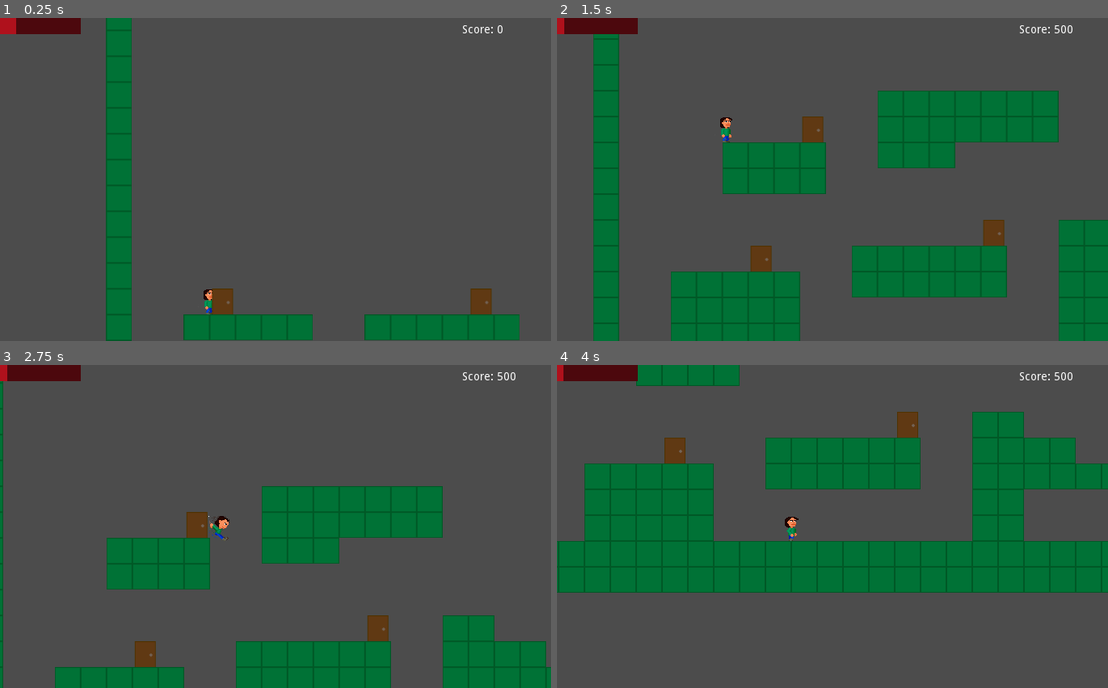
Above: before the commit, frames 1-4 (two rows, left to right).
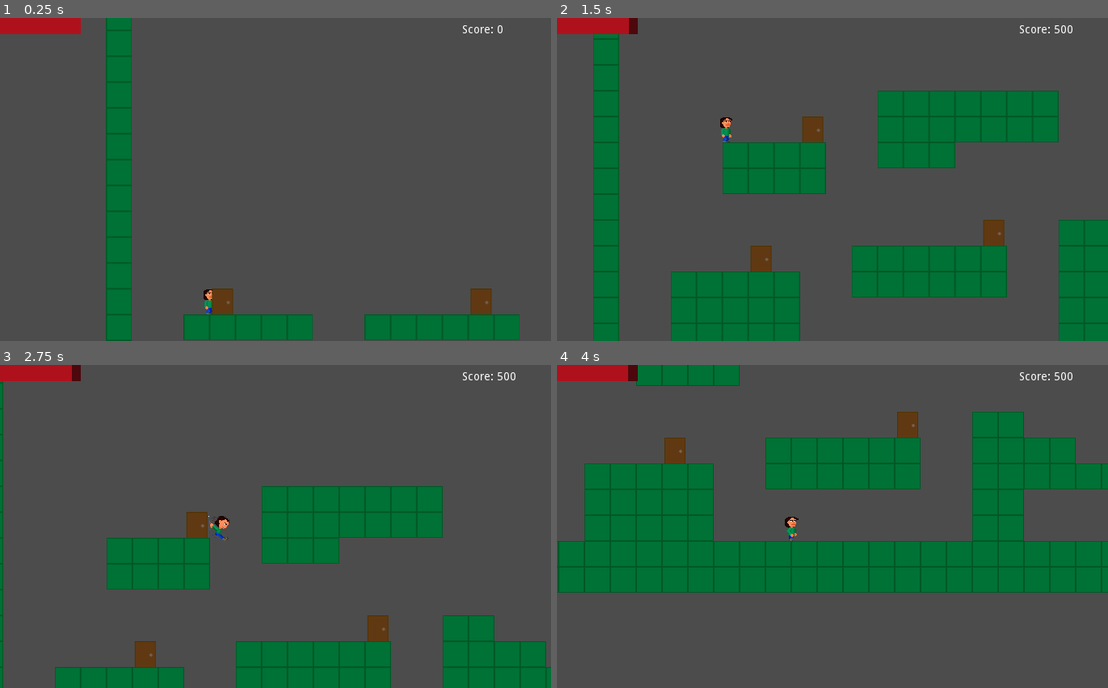
Above: after the commit, the same moments.

Repository: Jantho1990/ld44-janus
Game: Godot game, scene res://screens/MainGame.tscn
Same seed, same stepped clock (60 frames per second), same inputs: the game is played once before the commit and once after it.
Inputs:
- Up to frame 1 (0.25 s): no input
- Up to frame 2 (1.5 s): tap Enter (ui_accept) at 0.5, 0.77 s; hold Right (ui_right) 0.53-1.25 s; tap E (interact) at 0.6 s; click "Accept" at 1.25 s
- Up to frame 3 (2.75 s): hold Right (ui_right) from 2.03 s (still down); tap E (interact) at 2.1 s; tap Enter (ui_accept) at 2.27 s
- Up to frame 4 (4 s): release Right (ui_right) at 2.78 s; hold Left (ui_left) 2.78-3.53 s; tap E (interact) at 2.85, 3.6 s; hold Right (ui_right) from 3.53 s (still down); tap Enter (ui_accept) at 3.77 s

The runs differ from the first frame. In frame 1, 0.6% of the frame differs, in the area x 2-15%, y 0-5%; in frame 2, 0.6%; in frame 3, 0.6%; in frame 4, 0.6%.

Commit message:
added more test life events; door access now shows a random life event instead of the hardcoded test

Diff:
--- a/entities/player/Player.tscn
+++ b/entities/player/Player.tscn
@@ -16,7 +16,7 @@
 script = ExtResource( 1 )
 
 [node name="Health" parent="." instance=ExtResource( 2 )]
-current = 200
+current = 1000
 maximum = 1000
 
 [node name="CollisionShape2D" type="CollisionShape2D" parent="."]
--- /dev/null
+++ b/life_events/LifeEventTest2.json
@@ -0,0 +1,5 @@
+{
+    "text": "Do something even more awesome!",
+    "cost": 150,
+    "reward": 1000
+}
--- /dev/null
+++ b/life_events/LifeEventTest3.json
@@ -0,0 +1,5 @@
+{
+    "text": "This event is okay.",
+    "cost": 25,
+    "reward": 100
+}
--- a/systems/life_events/LifeEventsHandler.gd
+++ b/systems/life_events/LifeEventsHandler.gd
@@ -16,6 +16,7 @@
 # Properties
 ###
 var life_events = [] setget _private_set
+var life_event_names = [] setget _private_set
 var life_event_active = false setget _private_set
 var current_life_event
 
@@ -56,6 +57,16 @@
 
 func add_life_event(data):
 	life_events.push_back(data)
+	life_event_names.push_back(data.event_name)
+
+func display_random():
+	var lower = 0
+	var upper = life_event_names.size() - 1
+
+	var e = math.rand(lower, upper)
+	var event_name = life_event_names[e]
+
+	display(event_name)
 
 func display(event_name): # Display a new life event on screen.
 	# Ensure we have no active life events
@@ -78,7 +89,7 @@
 	life_event_active = true
 
 func on_Door_accessed(data):
-	display("LifeEventTest1")
+	display_random()
 
 func reject_life_event():
 	remove_life_event()
